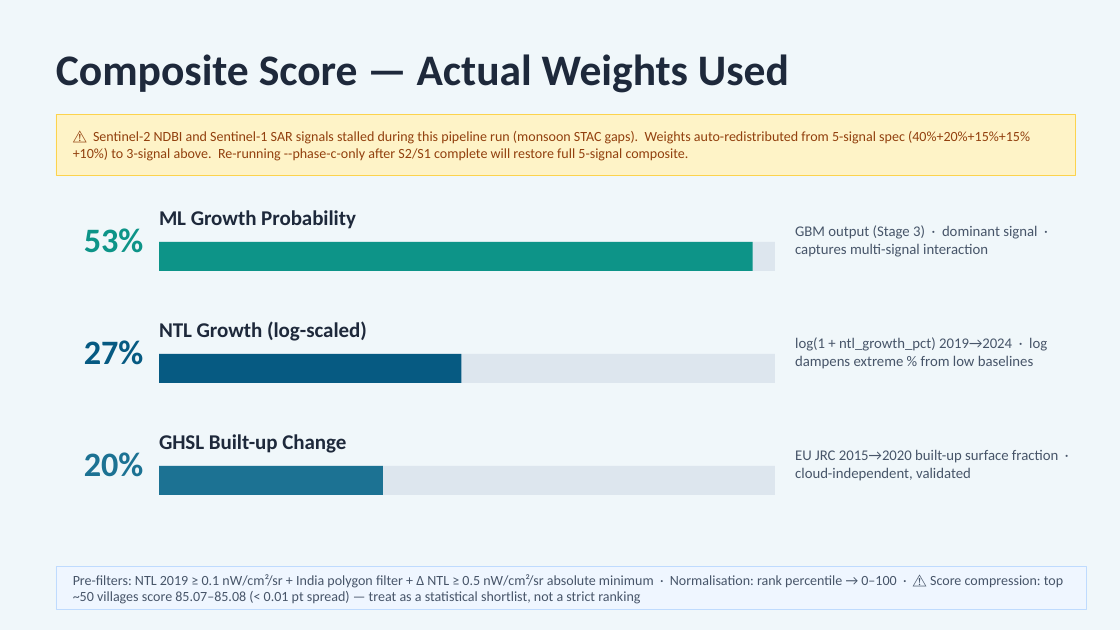
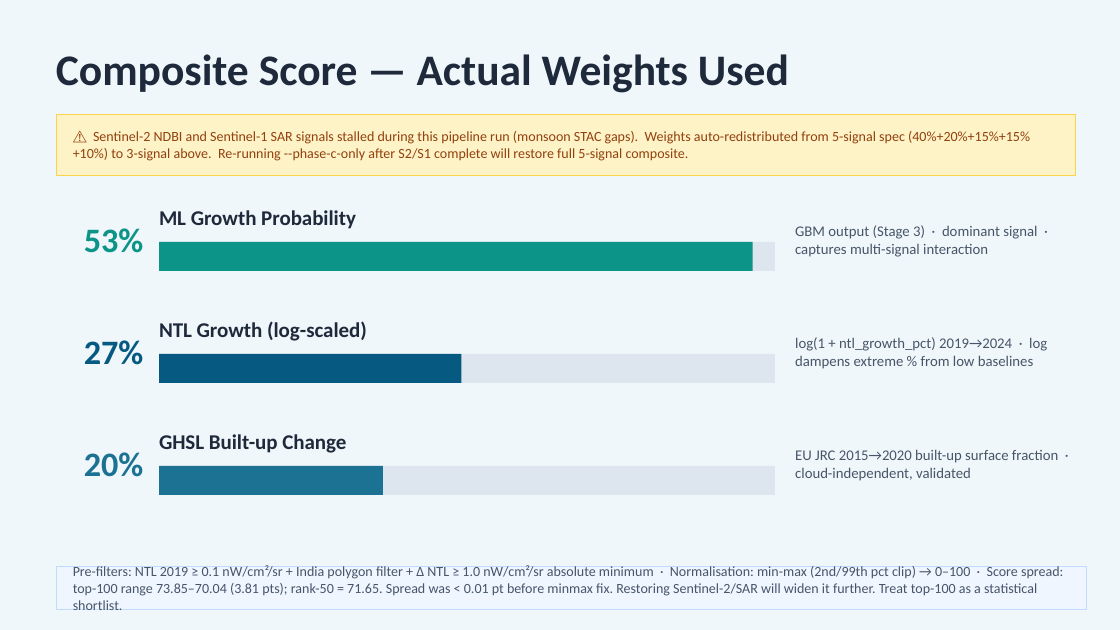
Before and after one commit to ishunteam-png/kritter-village-growth, a slide deck: slide 5 of kritter_village_growth.pptx. Drawn at 1120x630 pixels with LibreOffice and Linux fonts; fonts in the diff are those of the drawing. Boxes give left, top, right and bottom in pixels: in the first picture for what was removed or moved away, otherwise in the second. Text is boxed around its words. In the diff, an @@ line names an element or a change of style, - is before the commit and + after.

```diff
--- a/kritter_village_growth.pptx
+++ b/kritter_village_growth.pptx
@@ text at (x1=73, y1=565, x2=1063, y2=610): text changed @@
-Pre-filters: NTL 2019 ≥ 0.1 nW/cm²/sr + India polygon filter + Δ NTL ≥ 0.5 nW/cm²/sr absolute minimum · Normalisation: rank percentile → 0–100 · ⚠ Score compression: top ~50 villages score 85.07–85.08 (< 0.01 pt spread) — treat as a statistical shortlist, not a strict ranking
+Pre-filters: NTL 2019 ≥ 0.1 nW/cm²/sr + India polygon filter + Δ NTL ≥ 1.0 nW/cm²/sr absolute minimum · Normalisation: min-max (2nd/99th pct clip) → 0–100 · Score spread: top-100 range 73.85–70.04 (3.81 pts); rank-50 = 71.65. Spread was < 0.01 pt before minmax fix. Restoring Sentinel-2/SAR will widen it further. Treat top-100 as a statistical shortlist.
```
Also in this commit, not shown: 3 other slides changed, 4 other files.
